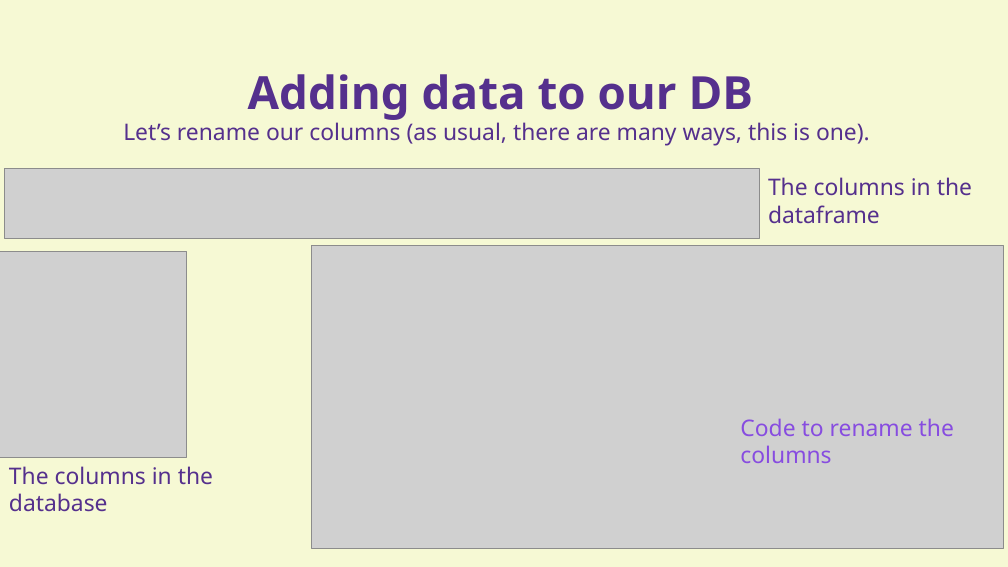
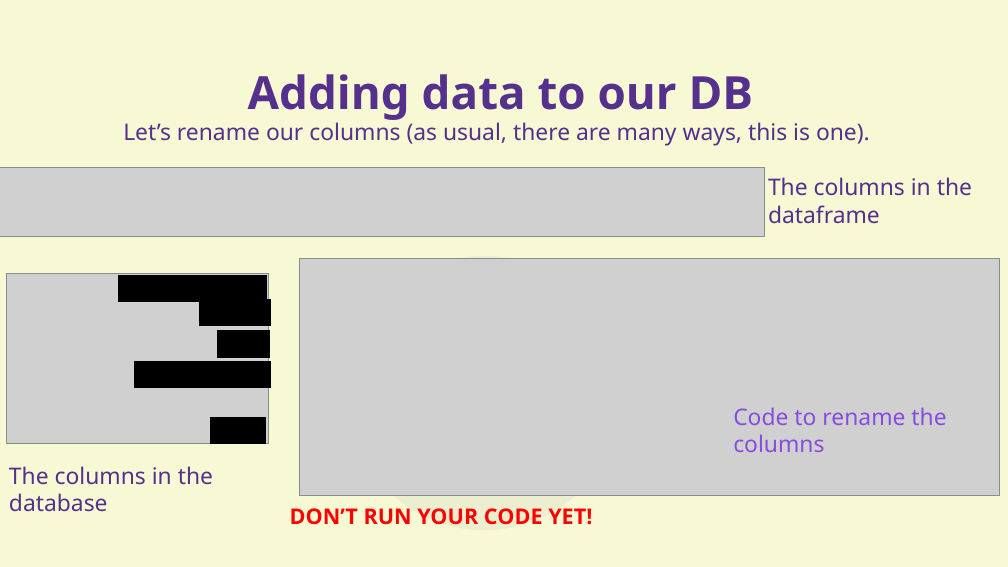
Before and after one commit to aram-de/aas_workshop_pub, a slide deck: slide 40 of presentation_KhanRev.odp (slide 42 before the commit). Drawn at 1008x567 pixels with LibreOffice and Linux fonts; fonts in the diff are those of the drawing; grey boxes stand for pictures. Boxes give left, top, right and bottom in pixels: in the first picture for what was removed or moved away, otherwise in the second. Text is boxed around its words. In the diff, an @@ line names an element or a change of style, - is before the commit and + after.

```diff
--- a/presentation_KhanRev.odp
+++ b/presentation_KhanRev.odp
@@ picture: place and size @@
-picture at bbox=[5, 168, 759, 238]
+picture at bbox=[0, 167, 765, 236]
@@ picture: place and size @@
-picture at bbox=[312, 246, 1003, 549]
+picture at bbox=[299, 258, 1000, 495]
@@ ellipse added at bbox=[348, 256, 622, 531], fill #8D99AE at 10% opacity @@
@@ picture: place and size @@
-picture at bbox=[0, 252, 187, 457]
+picture at bbox=[6, 274, 269, 445]
@@ rectangle added at bbox=[119, 275, 267, 302], fill #000000, outline #000000 0 pt @@
@@ rectangle added at bbox=[199, 300, 271, 327], fill #000000, outline #000000 0 pt @@
@@ rectangle added at bbox=[218, 331, 270, 358], fill #000000, outline #000000 0 pt @@
@@ rectangle added at bbox=[134, 361, 270, 388], fill #000000, outline #000000 0 pt @@
@@ rectangle added at bbox=[211, 418, 265, 445], fill #000000, outline #000000 0 pt @@
@@ text "Code to rename the columns": place and size @@
-text "Code to rename the columns" at bbox=[740, 418, 954, 463]
+text "Code to rename the columns" at bbox=[733, 407, 946, 452]
@@ text added at bbox=[290, 508, 592, 525], 17 pt, text #FF0000, bold @@
+DON’T RUN YOUR CODE YET!
```
Also in this commit, not shown: 26 other slides changed, 2 slides added, 5 slides removed, 2 other files.
